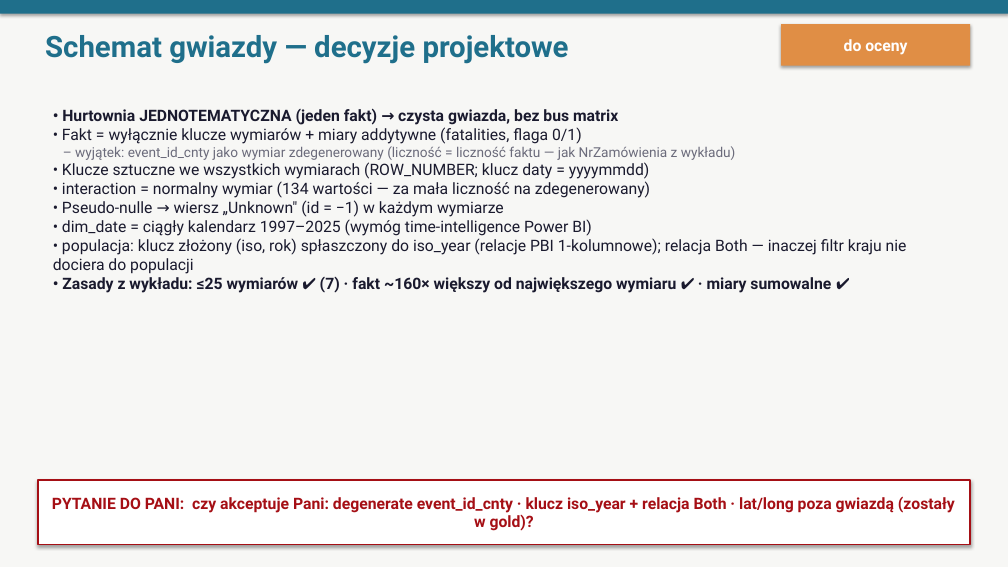
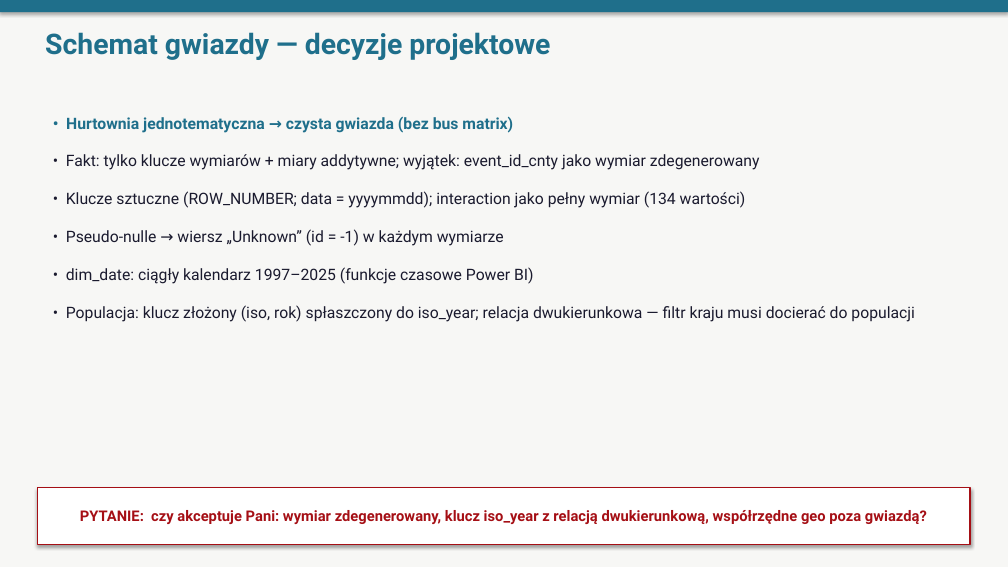
Before and after one commit to oskarfightingthekube/acled-etl-dashboard, a slide deck: slide 5 of docs/prezentacja_obrona.pptx. Drawn at 1008x567 pixels with LibreOffice and Linux fonts; fonts in the diff are those of the drawing. Boxes give left, top, right and bottom in pixels: in the first picture for what was removed or moved away, otherwise in the second. Text is boxed around its words. In the diff, an @@ line names an element or a change of style, - is before the commit and + after.

```diff
--- a/docs/prezentacja_obrona.pptx
+++ b/docs/prezentacja_obrona.pptx
@@ text "Schemat gwiazdy — decyzje projektowe" at (45, 32, 550, 60): size 28 to 27 pt @@
@@ rectangle removed at (781, 24, 970, 66) @@
-do oceny
@@ text added at (66, 117, 513, 133), 15 pt, text #1F6F8B, bold @@
+• Hurtownia jednotematyczna → czysta gwiazda (bez bus matrix)
@@ text at (66, 154, 760, 170): text changed @@
-• Hurtownia JEDNOTEMATYCZNA (jeden fakt) → czysta gwiazda, bez bus matrix
-• Fakt = wyłącznie klucze wymiarów + miary addytywne (fatalities, flaga 0/1)
-– wyjątek: event_id_cnty jako wymiar zdegenerowany (liczność = liczność faktu — jak NrZamówienia z wykładu)
-• Klucze sztuczne we wszystkich wymiarach (ROW_NUMBER; klucz daty = yyyymmdd)
-• interaction = normalny wymiar (134 wartości — za mała liczność na zdegenerowany)
-• Pseudo-nulle → wiersz „Unknown" (id = −1) w każdym wymiarze
-• dim_date = ciągły kalendarz 1997–2025 (wymóg time-intelligence Power BI)
-• populacja: klucz złożony (iso, rok) spłaszczony do iso_year (relacje PBI 1-kolumnowe); relacja Both — inaczej filtr kraju nie dociera do populacji
-• Zasady z wykładu: ≤25 wymiarów ✔ (7) · fakt ~160× większy od największego wymiaru ✔ · miary sumowalne ✔
+• Fakt: tylko klucze wymiarów + miary addytywne; wyjątek: event_id_cnty jako wymiar zdegenerowany
@@ text added at (66, 191, 746, 208), 15 pt, text #1A1A2E @@
+• Klucze sztuczne (ROW_NUMBER; data = yyyymmdd); interaction jako pełny wymiar (134 wartości)
@@ text added at (66, 229, 504, 246), 15 pt, text #1A1A2E @@
+• Pseudo-nulle → wiersz „Unknown” (id = -1) w każdym wymiarze
@@ text added at (66, 267, 534, 284), 15 pt, text #1A1A2E @@
+• dim_date: ciągły kalendarz 1997–2025 (funkcje czasowe Power BI)
@@ text added at (66, 305, 914, 322), 15 pt, text #1A1A2E @@
+• Populacja: klucz złożony (iso, rok) spłaszczony do iso_year; relacja dwukierunkowa — filtr kraju musi docierać do populacji
@@ rectangle "PYTANIE: czy akceptuje Pani: wymiar ...": place and size @@
-rectangle "PYTANIE: czy akceptuje Pani: wymiar ..." at (38, 480, 970, 544)
+rectangle "PYTANIE: czy akceptuje Pani: wymiar ..." at (38, 488, 970, 544)
@@ rectangle "PYTANIE: czy akceptuje Pani: wymiar ..." at (38, 488, 970, 544): outline #A50F15 1.5 pt to #A50F15 1.25 pt @@
@@ text in rectangle at (80, 510, 927, 524): text changed; size 15 to 14 pt @@
-PYTANIE DO PANI: czy akceptuje Pani: degenerate event_id_cnty · klucz iso_year + relacja Both · lat/long poza gwiazdą (zostały w gold)?
+PYTANIE: czy akceptuje Pani: wymiar zdegenerowany, klucz iso_year z relacją dwukierunkową, współrzędne geo poza gwiazdą?
```
Also in this commit, not shown: 9 other slides changed, 4 slides added, 6 slides removed.
